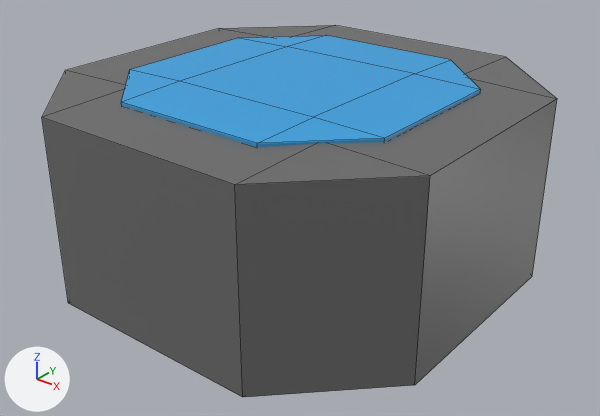
The Blender file Program/Ψ/Data/Spring/Spring.blend, before and after one commit.
Before and after are seen from a 50 mm camera at (3.28, -4.09, 1.69) aimed at (0.09, -0.1, -0.78). The lights are fixed; the arrows at lower left show +X, +Y and +Z. Mesh edges are drawn as thin lines.

In view in the first picture: 'Base', 'Spring'.
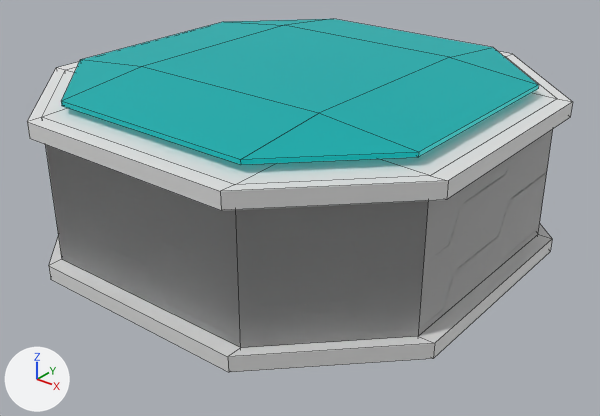
Changed parts and their boxes [x1, y1, x2, y2] in the pictures (600 x 416 px):
'Base', recoloured, surface changed, reshaped
    before: [42, 25, 557, 397]
    after: [27, 51, 573, 372]
'Spring', recoloured, surface changed, reshaped
    before: [121, 36, 481, 147]
    after: [61, 19, 539, 165]
part 1 of me_cube, added
    after: [49, 224, 552, 372]
part 2 of me_cube, built on
    after: [27, 51, 573, 210]
part 3 of me_cube, recoloured
    both: [46, 129, 553, 348]

Edits to the bpy script that builds the scene:
```text
Add img_ironnormal_png:
    img_ironnormal_png = load_image('IronNormal.png', '../StageMap/IronNormal.png', 1280, 1280, 'sRGB')
Change mat_material:
    mat_material.base_color: (0.145, 0.145, 0.145) -> (1.0, 1.0, 1.0)  # dark grey #6a6a6a -> white #ffffff
    mat_material.roughness: 0.4 -> 0.8
    mat_material.metallic: 0.0 -> 0.5
Change mat_material_001:
    mat_material_001.base_color: (0.0329, 0.369, 0.763) -> (0.0, 0.227, 0.227)  # blue #33a4e2 -> cyan #008383
    mat_material_001.metallic: 0.0 -> 0.5
    add mat_material_001.emission_color = (0.0, 0.227, 0.227)  # cyan #008383
    add mat_material_001.emission_strength = 1.0
Add mat_material_002:
    mat_material_002 = bpy.data.materials.new('Material.002')
    # colours: white #ffffff
    # uses the picture img_ironnormal_png
Change me_cube:
    used by ob_base; location = (0.0, 0.0, -0.011)
    remove me_cube.from_pydata(...)  # 24 vertices, 26 faces; spans x -1.44..1.44, y -1.44..1.44, z -1.22..0.08
    add me_cube.from_pydata(...)  # 80 vertices, 82 faces; spans x -1.54..1.54, y -1.54..1.54, z -1.0..0.08
    me_cube part 1: a new loose piece of 32 vertices spanning x -1.54..1.54, y -1.54..1.54, z -0.98..-0.88, in mat_material (white #ffffff)
    me_cube part 2
    8 vertices in x -1.44..1.44, y -1.44..1.44, z -1.21 move by (0.0, 0.0, 0.23)
    4 vertices in x -0.76..0.76, y -0.76..0.76, z -1.22 move by (0.0, 0.0, 0.22)
    16 vertices are added at x -1.54..1.54, y -1.54..1.54, z -0.03..0.07
    8 new vertices lie (0.0, 0.0, -0.1) away from vertices in x -1.44..1.44, y -1.44..1.44, z 0.07
    32 new faces join them, mat_material (white #ffffff)
    me_cube part 3: 8 faces spanning x -1.44..1.44, y -1.44..1.44, z -0.98..0.07 switch from mat_material (dark grey #6a6a6a) to mat_material_002
Change me_cube_001:
    used by ob_spring; location = (0.0, 0.0, 0.0)
    remove me_cube_001.from_pydata(...)  # 36 vertices, 36 faces; spans x -1.03..1.03, y -1.03..1.03, z -1.19..0.1
    add me_cube_001.from_pydata(...)  # 44 vertices, 48 faces; spans x -1.33..1.33, y -1.33..1.33, z -0.88..0.2
    me_cube_001 part 4: the whole mesh is rebuilt
```
